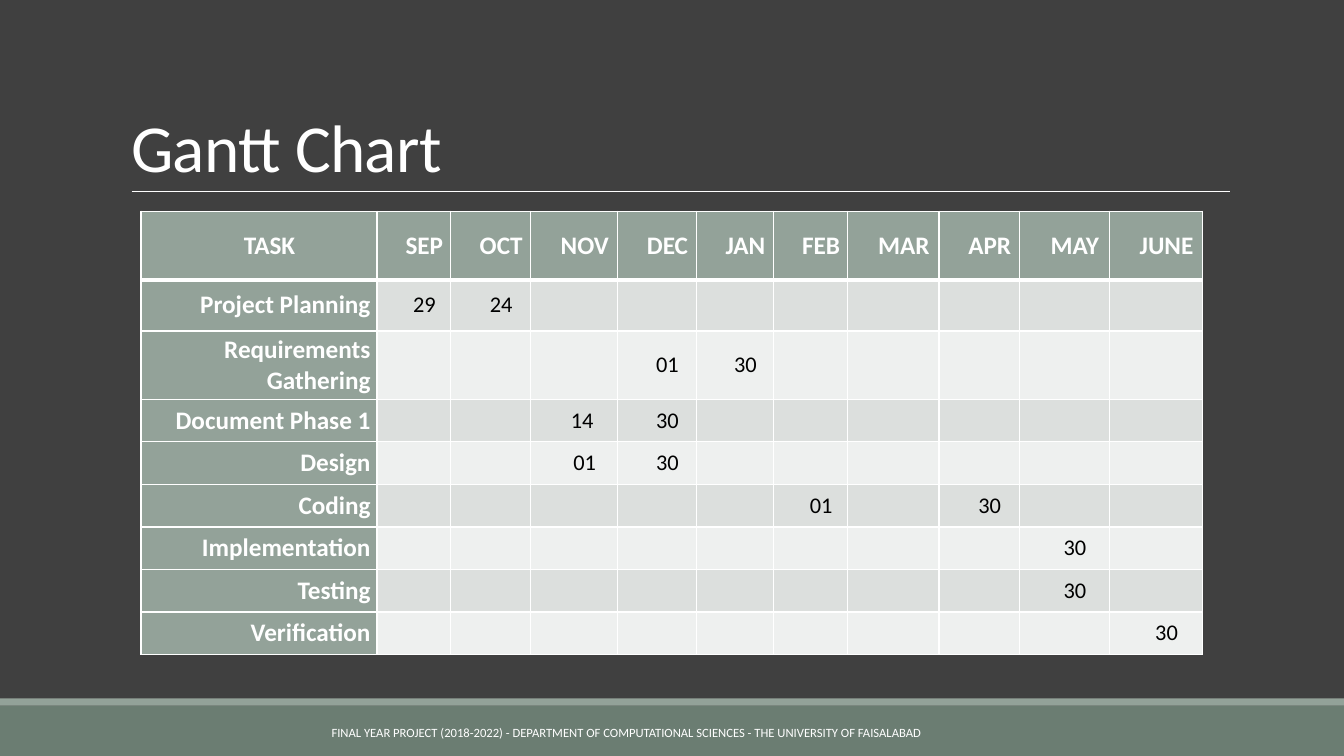
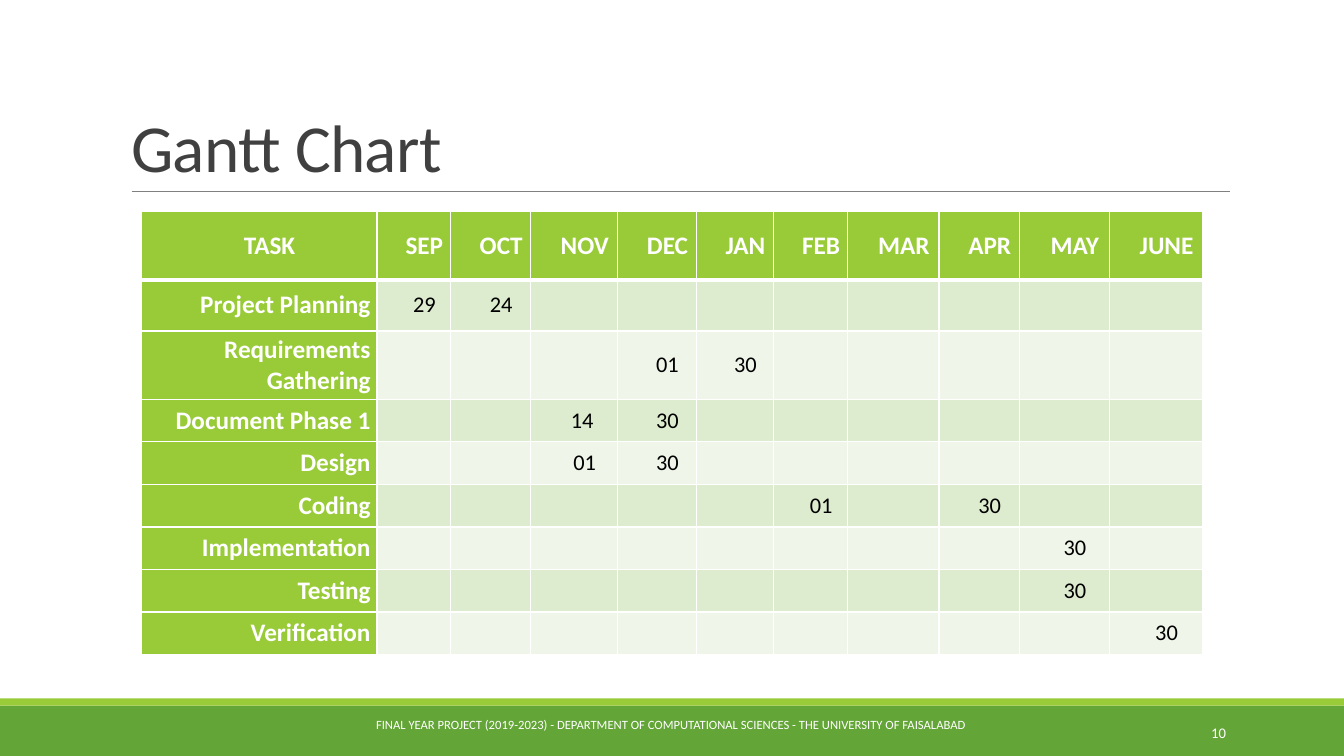
Before and after one commit to Abdurrehman050/easp, a slide deck: slide 10 of documentation/EASP Presentation.pptx (slide 8 before the commit). Drawn at 1344x756 pixels with LibreOffice and Linux fonts; fonts in the diff are those of the drawing. Boxes give left, top, right and bottom in pixels: in the first picture for what was removed or moved away, otherwise in the second. Text is boxed around its words. In the diff, an @@ line names an element or a change of style, - is before the commit and + after.

```diff
--- a/documentation/EASP Presentation.pptx
+++ b/documentation/EASP Presentation.pptx
@@ background #404040 to #FFFFFF @@
@@ title "Gantt Chart" at (x1=131, y1=125, x2=441, y2=173): text colour #FFFFFF to #404040 @@
@@ line (132, 192) - (1231, 192): stroke #FFFFFF 0.5 pt to #808080 0.5 pt @@
@@ table at (x1=141, y1=212, x2=1203, y2=655) @@
@@ fill #93A299 to #99CB38 in 19 cells @@
@@ fill #DCE0DE to #DEECCE in 40 cells @@
@@ fill #EEF0EF to #EFF6E8 in 40 cells @@
@@ rectangle at (x1=0, y1=706, x2=1344, y2=756): fill #6B7D72 to #63A537 @@
@@ rectangle at (x1=0, y1=699, x2=1344, y2=706): fill #93A299 to #99CB38 @@
@@ text at (x1=376, y1=720, x2=965, y2=731): text changed @@
-FINAL YEAR PROJECT (2018-2022) - DEPARTMENT OF COMPUTATIONAL SCIENCES - THE UNIVERSITY OF FAISALABAD
+FINAL YEAR PROJECT (2019-2023) - DEPARTMENT OF COMPUTATIONAL SCIENCES - THE UNIVERSITY OF FAISALABAD
@@ page number added at (x1=1211, y1=728, x2=1226, y2=738), 10.5 pt, text #FFFFFF @@
+10
```
Also in this commit, not shown: 16 other slides changed, 6 slides added, 1 other file.
